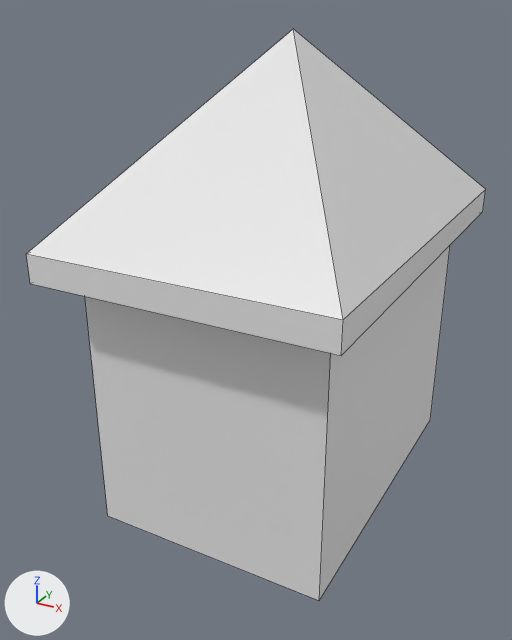
An edit to the FBX model Assets/Models/House_001.fbx, drawn before and after from the same camera.
Both versions are drawn from a camera (50 mm lens) standing at (2.26, -4.46, 3.62) and looking at (-0.16, -0.05, 1.42). Arrows for +X, +Y and +Z are at lower left; the lights stay in place. Mesh edges are drawn as thin lines. Where no turn or scale is listed for an object, it has been applied to the vertices.
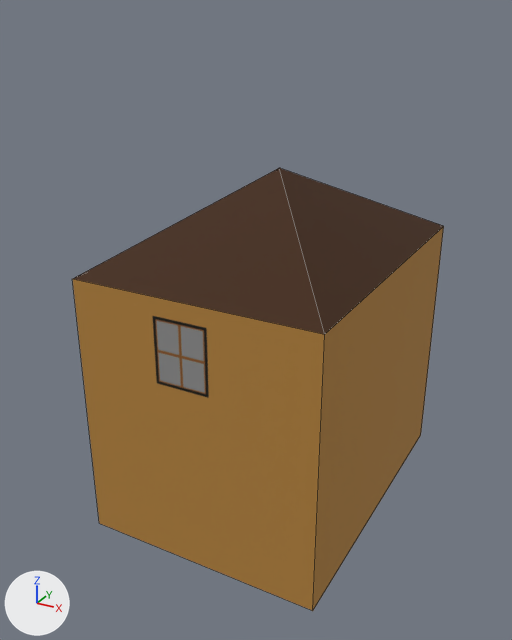
Pixel boxes [x1, y1, x2, y2] of what changed, in the pictures (512 x 640 px):
'Box001', reshaped, moved (19% narrower, 22% shorter)
    before: [26, 29, 486, 600]
    after: [72, 168, 444, 611]

The change, as a list of edits to the scene's bpy script:
```text
Add img_house_uvw_002_png:
    img_house_uvw_002_png = load_image('House_UVW_002.png', '_unpacked/House_UVW_002.png', 1024, 1024, 'sRGB')
Add mat_house_001:
    mat_house_001 = principled_material('House_001')
    mat_house_001.texture = img_house_uvw_002_png  # with its transparency
    mat_house_001.roughness = 0.859
Change me_mesh:
    used by ob_box001; location = (0.0, 0.2, 0.0)
    remove me_mesh.from_pydata(...)  # 17 vertices, 17 faces; spans x -1.08..1.08, y -1.6..1.6, z 0.0..3.5
    add me_mesh.from_pydata(...)  # 9 vertices, 9 faces; spans x -0.9..0.9, y -1.2..1.2, z 0.0..2.6
    me_mesh part 1: the whole mesh is rebuilt
    add me_mesh.materials.append(mat_house_001)  # picture img_house_uvw_002_png
Change ob_box001:
    ob_box001.location: (0.0, 0.2, 0.0) -> (0.0, 0.0, 0.0)
```
